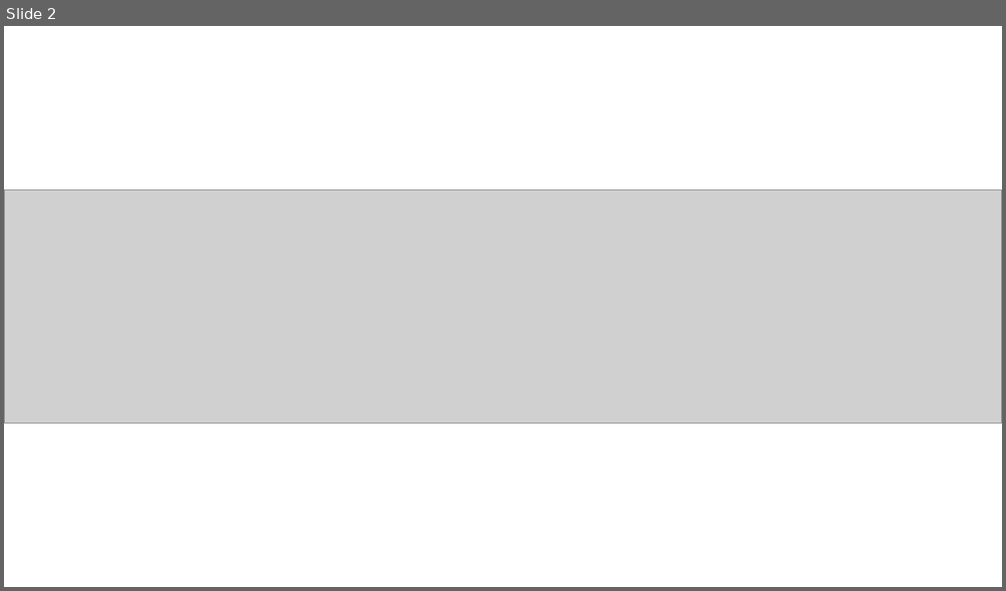
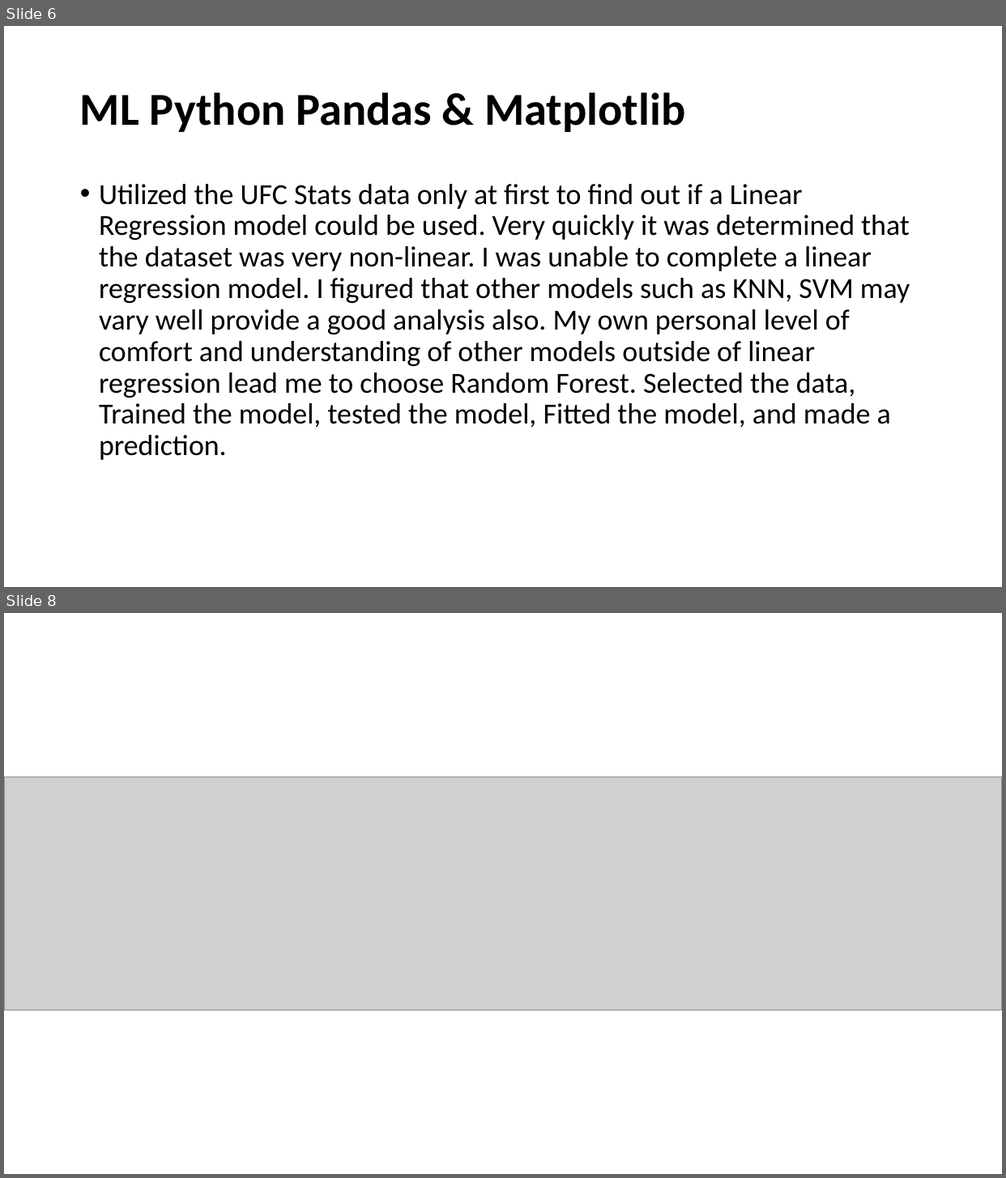
Before and after one commit to Rich-Hamilton88/machine_learning_project, a slide deck: Machine Learning Project/UFC.pptx. Shown one above the other, each under a label of ours: slide 2 before the commit, slides 6 and 8 after it; the slides between them are not shown. The pictures are 1006x591 and 1006x1178 pixels, drawn with LibreOffice and Linux fonts; fonts in the diff are those of the drawing; grey boxes stand for pictures. Boxes give left, top, right and bottom in pixels: in the first picture for what was removed or moved away, otherwise in the second. Text is boxed around its words. In the diff, an @@ line names an element or a change of style, - is before the commit and + after.

```diff
--- a/Machine Learning Project/UFC.pptx
+++ b/Machine Learning Project/UFC.pptx
@@ slide 6 added at [4, 26, 1002, 587], background #FFFFFF @@
@@ title added at [80, 92, 685, 132], 44 pt, text #000000, bold @@
+ML Python Pandas & Matplotlib
@@ text added at [99, 184, 910, 460], 28 pt, text #000000 @@
+• Utilized the UFC Stats data only at first to find out if a Linear Regression model could be used. Very quickly it was determined that the dataset was very non-linear. I was unable to complete a linear regression model. I figured that other models such as KNN, SVM may vary well provide a good analysis also. My own personal level of comfort and understanding of other models outside of linear regression lead me to choose Random Forest. Selected the data, Trained the model, tested the model, Fitted the model, and made a prediction.
@@ what was slide 2 is now slide 8 @@
```
Also in this commit, not shown: 1 slide changed, 8 other slides added.
